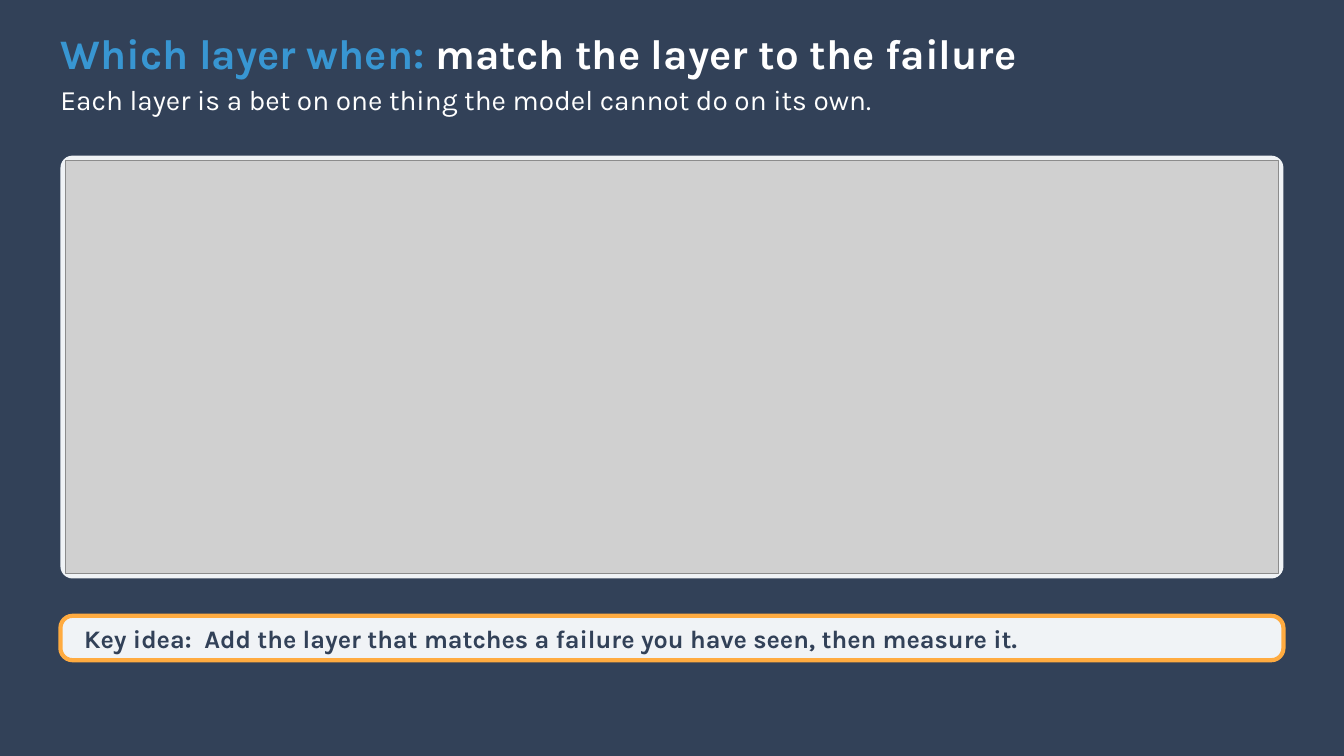
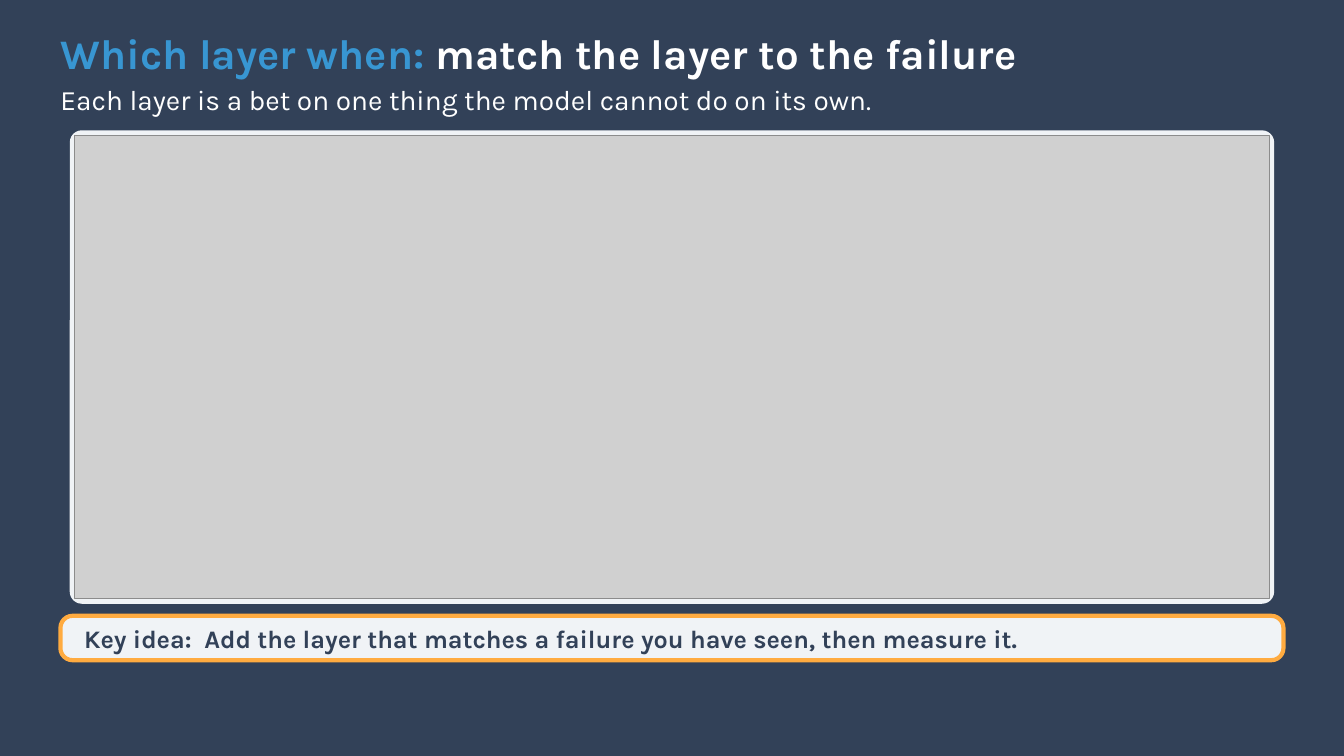
Before and after one commit to ANI-IN/shipharness-dev, a slide deck: slide 70 of slides/module1-deck.pptx. Drawn at 1344x756 pixels with LibreOffice and Linux fonts; fonts in the diff are those of the drawing; grey boxes stand for pictures; background and template pictures are left out. Boxes give left, top, right and bottom in pixels: in the first picture for what was removed or moved away, otherwise in the second. Text is boxed around its words. In the diff, an @@ line names an element or a change of style, - is before the commit and + after.

```diff
--- a/slides/module1-deck.pptx
+++ b/slides/module1-deck.pptx
@@ rounded rectangle: place and size @@
-rounded rectangle at (60,155,1284,578)
+rounded rectangle at (70,130,1274,604)
@@ rounded rectangle at (70,130,1274,604): proportions changed @@
@@ picture: place and size @@
-picture at (66,160,1278,573)
+picture at (75,135,1269,599)
```
Also in this commit, not shown: 1 other file.
